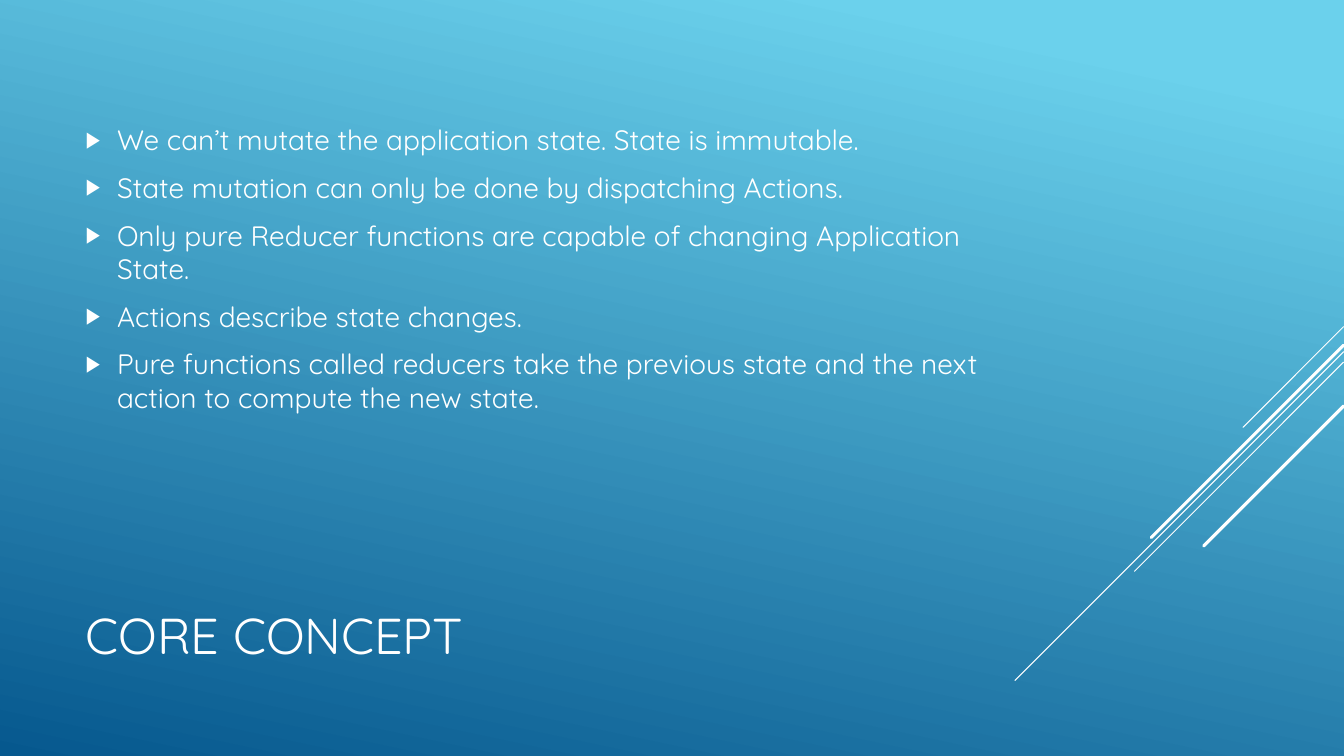
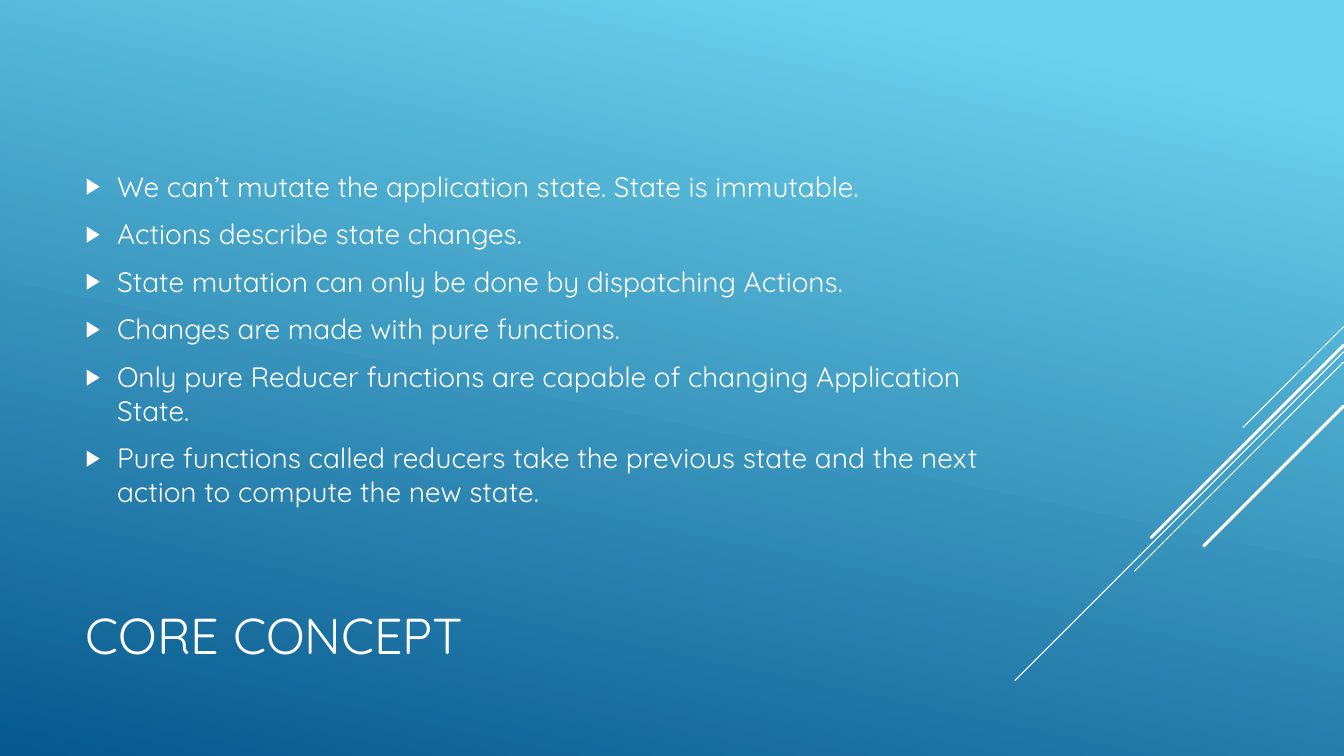
Before and after one commit to ngohungphuc/Presentation, a slide deck: slide 5 of NgRx/Ngrx.pptx. Drawn at 1344x756 pixels with LibreOffice and Linux fonts; fonts in the diff are those of the drawing. Boxes give left, top, right and bottom in pixels: in the first picture for what was removed or moved away, otherwise in the second. Text is boxed around its words. In the diff, an @@ line names an element or a change of style, - is before the commit and + after.

```diff
--- a/NgRx/Ngrx.pptx
+++ b/NgRx/Ngrx.pptx
@@ text at (x1=117, y1=223, x2=522, y2=250): paragraph added @@
+▶ Actions describe state changes.
@@ text at (x1=117, y1=318, x2=620, y2=345): paragraph added @@
+▶ Changes are made with pure functions.
@@ text at (x1=117, y1=306, x2=522, y2=333): paragraph removed @@
-▶ Actions describe state changes.
```
Also in this commit, not shown: 4 other slides changed, 2 slides added, 2 slides removed.
